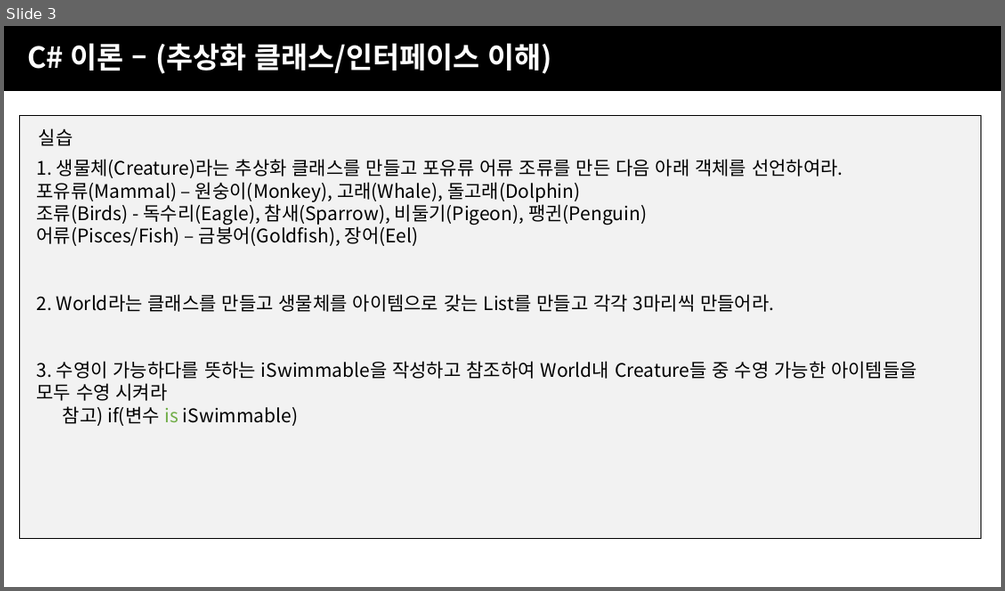
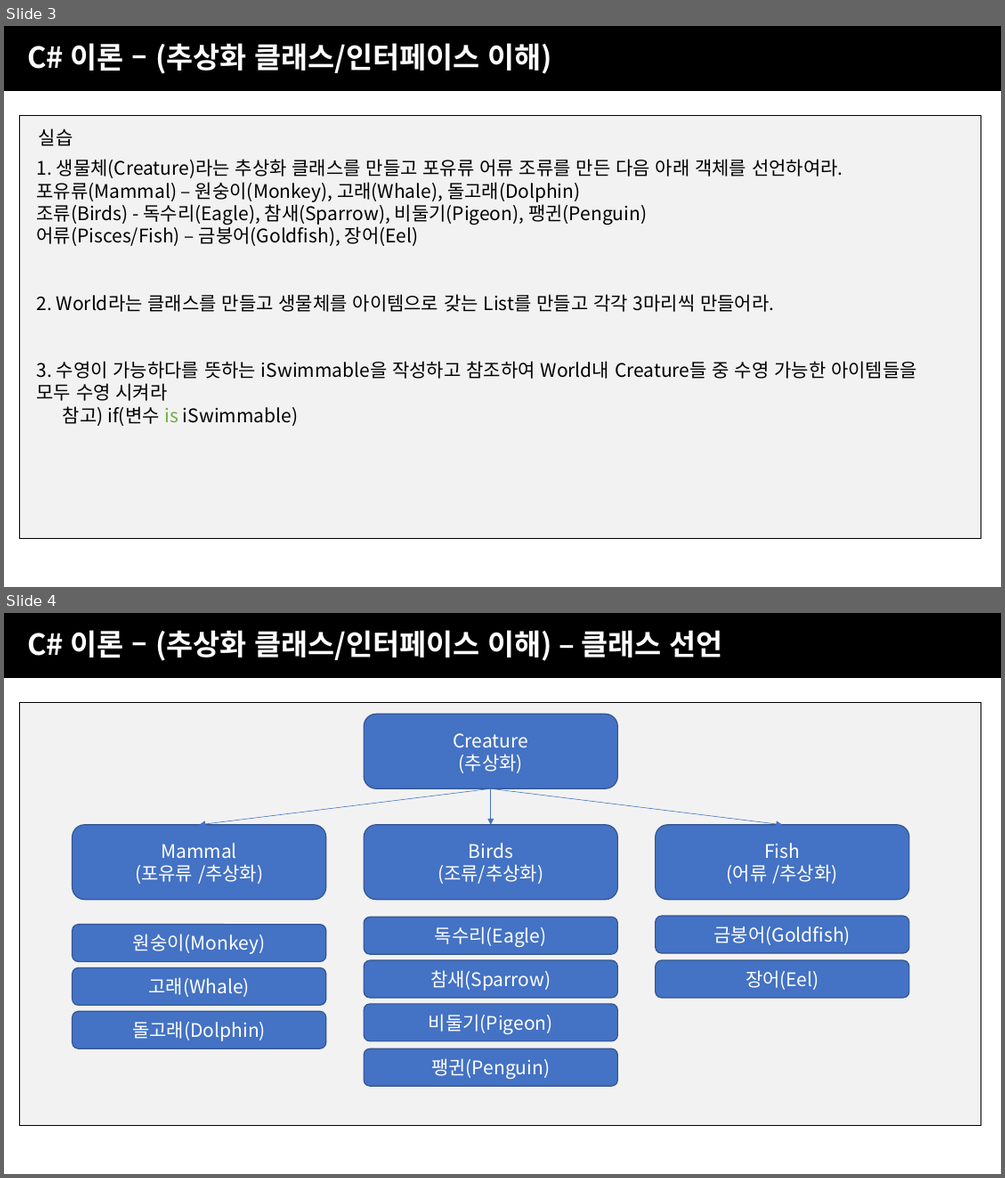
Before and after one commit to JJaery/SBSGameAcademy4, a slide deck: 3주차/SBS게임아카데미_UNITY주말4개월_3주차_실습.pptx. Shown one above the other, each under a label of ours: slide 3 before the commit, slides 3 and 4 after it. The pictures are 1005x591 and 1005x1178 pixels, drawn with LibreOffice and Linux fonts; fonts in the diff are those of the drawing; background and template pictures are left out. Boxes give left, top, right and bottom in pixels: in the first picture for what was removed or moved away, otherwise in the second. Text is boxed around its words. In the diff, an @@ line names an element or a change of style, - is before the commit and + after.

```diff
--- a/3주차/SBS게임아카데미_UNITY주말4개월_3주차_실습.pptx
+++ b/3주차/SBS게임아카데미_UNITY주말4개월_3주차_실습.pptx
@@ slide 4 added at <box>4,613,1001,1174</box>, background picture (left out); not listed: 1 template element that a slide beside it also shows @@
@@ text added at <box>4,613,1001,678</box>, fill #000000, 28 pt, text #FFFFFF, bold @@
+C# 이론 – (추상화 클래스/인터페이스 이해) – 클래스 선언
@@ rounded rectangle added at <box>364,714,618,788</box>, fill #4472C4, outline #325491 1 pt, 18 pt, text #FFFFFF @@
+Creature
+(추상화)
@@ arrow added from (491, 788) to (199, 825), #4472C4 0.5 pt @@
@@ arrow added from (491, 788) to (491, 825), #4472C4 0.5 pt @@
@@ arrow added from (491, 788) to (783, 825), #4472C4 0.5 pt @@
@@ rounded rectangle added at <box>72,825,326,900</box>, fill #4472C4, outline #325491 1 pt, 18 pt, text #FFFFFF @@
+Mammal
+(포유류 /추상화)
@@ rounded rectangle added at <box>364,825,618,900</box>, fill #4472C4, outline #325491 1 pt, 18 pt, text #FFFFFF @@
+Birds
+(조류/추상화)
@@ rounded rectangle added at <box>655,825,909,900</box>, fill #4472C4, outline #325491 1 pt, 18 pt, text #FFFFFF @@
+Fish
+(어류 /추상화)
@@ rounded rectangle added at <box>72,925,326,962</box>, fill #4472C4, outline #325491 1 pt, 18 pt, text #FFFFFF @@
+원숭이(Monkey)
@@ rounded rectangle added at <box>364,916,618,954</box>, fill #4472C4, outline #325491 1 pt, 18 pt, text #FFFFFF @@
+독수리(Eagle)
@@ rounded rectangle added at <box>655,916,909,953</box>, fill #4472C4, outline #325491 1 pt, 18 pt, text #FFFFFF @@
+금붕어(Goldfish)
@@ rounded rectangle added at <box>72,967,326,1005</box>, fill #4472C4, outline #325491 1 pt, 18 pt, text #FFFFFF @@
+고래(Whale)
@@ rounded rectangle added at <box>364,960,618,997</box>, fill #4472C4, outline #325491 1 pt, 18 pt, text #FFFFFF @@
+참새(Sparrow)
@@ rounded rectangle added at <box>655,960,909,997</box>, fill #4472C4, outline #325491 1 pt, 18 pt, text #FFFFFF @@
+장어(Eel)
@@ rounded rectangle added at <box>72,1011,326,1048</box>, fill #4472C4, outline #325491 1 pt, 18 pt, text #FFFFFF @@
+돌고래(Dolphin)
@@ rounded rectangle added at <box>364,1004,618,1041</box>, fill #4472C4, outline #325491 1 pt, 18 pt, text #FFFFFF @@
+비둘기(Pigeon)
@@ rounded rectangle added at <box>364,1048,618,1086</box>, fill #4472C4, outline #325491 1 pt, 18 pt, text #FFFFFF @@
+팽귄(Penguin)
```
Also in this commit, not shown: 1 other slide added.
